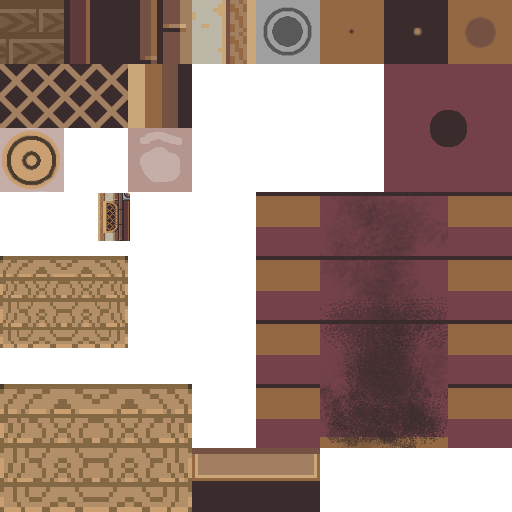
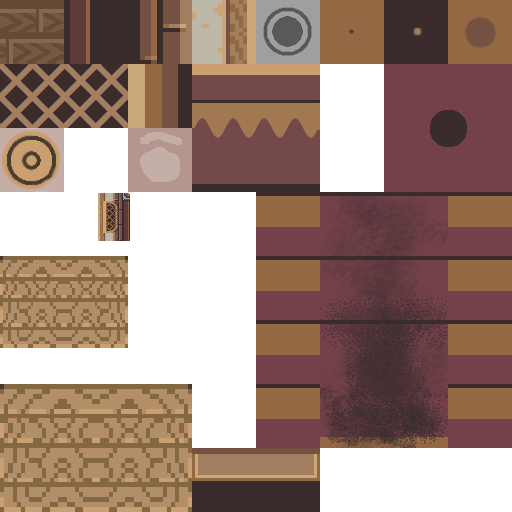
Layer changes from the first 512 × 512 image to the second:
added group "Layer Group" with 4 layers above "Layer #10" over [192,64,320,192]
added layer "Vase" in group "Layer Group" over [192,64,320,192]
added layer "Pasted Layer #8" in group "Layer Group" over [194,66,318,190]
added layer "Pasted Layer #9" in group "Layer Group" over [193,65,319,191]
added layer "Pasted Layer #7" in group "Layer Group" over [192,64,320,192]
